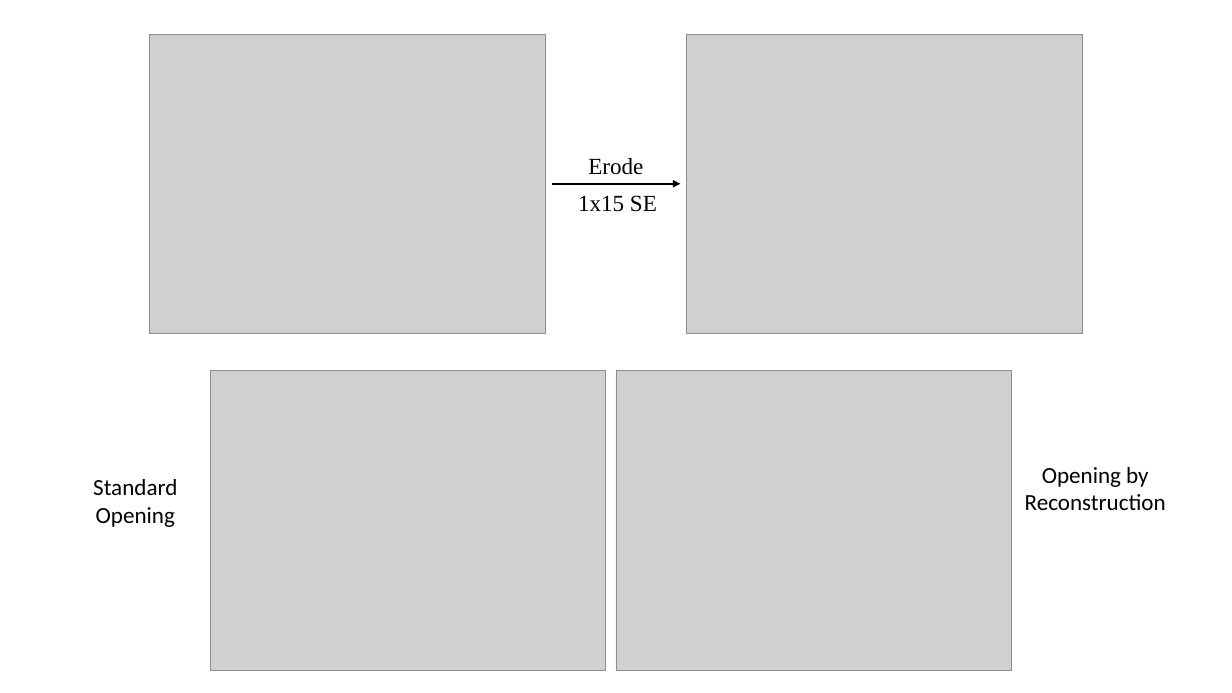
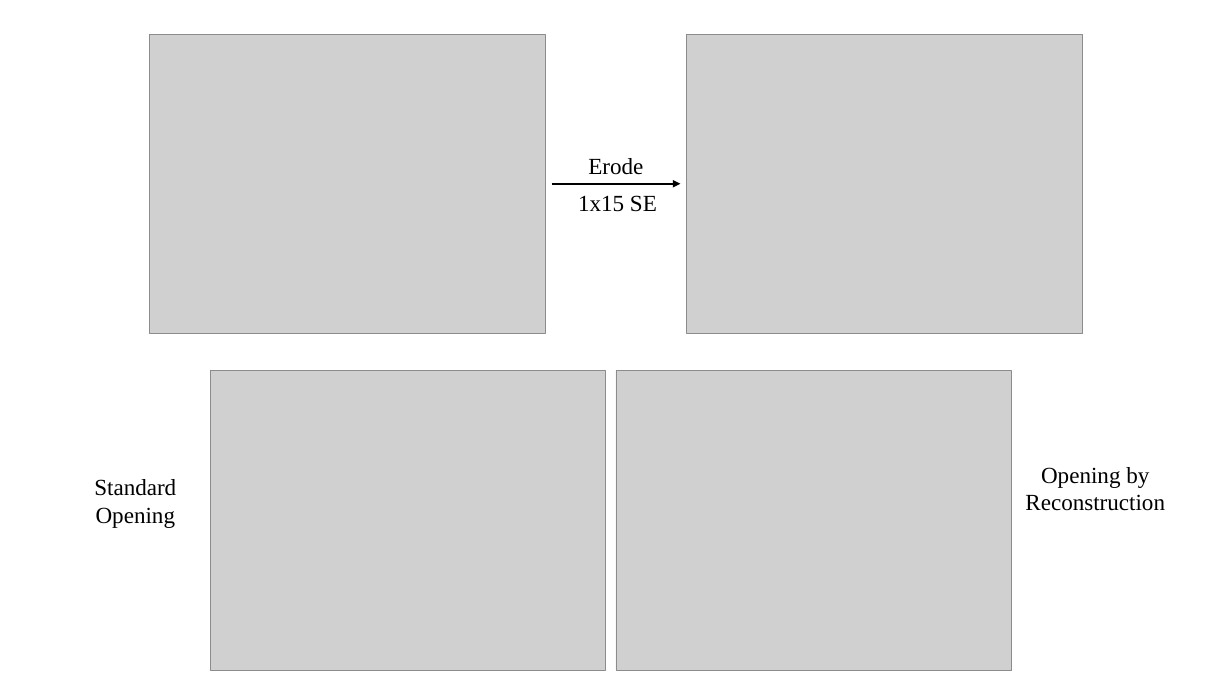
Before and after one commit to ChristianSieh/PointProcessing, a slide deck: slide 6 of Images/Presentation/Matt_Slides.pptx. Drawn at 1232x693 pixels with LibreOffice and Linux fonts; fonts in the diff are those of the drawing; grey boxes stand for pictures. Boxes give left, top, right and bottom in pixels: in the first picture for what was removed or moved away, otherwise in the second. Text is boxed around its words. In the diff, an @@ line names an element or a change of style, - is before the commit and + after.

```diff
--- a/Images/Presentation/Matt_Slides.pptx
+++ b/Images/Presentation/Matt_Slides.pptx
@@ text "Standard Opening" at box(94, 479, 176, 528): font Calibri to Times New Roman @@
@@ text "Opening by" at box(1025, 467, 1165, 511): font Calibri to Times New Roman @@
```
Also in this commit, not shown: 2 slides added, 8 other files.
